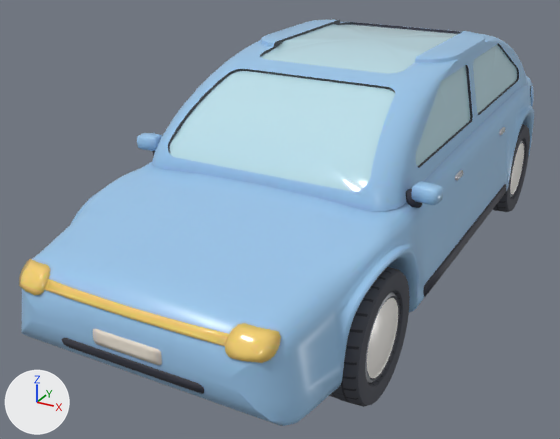
What one commit did to the glTF model public/car.glb.
Camera for both pictures: a 50 mm lens placed at (2.0, -4.49, 2.42), pointed at (-0.28, -0.35, 0.35). Lighting does not change. The marker at lower left points along +X, +Y and +Z. The older version comes first. Where no turn or scale is listed for an object, it has been applied to the vertices.

In view in the first picture: 'electric-car_body', 'electric-car_wheel_fl', 'electric-car_wheel_rl', 'electric-car_windows' and 1 more.
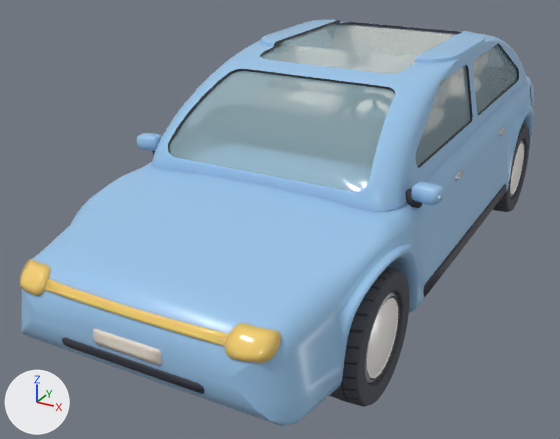
Diff of the bpy script that builds the scene:
```diff
--- a/public/car.glb.py
+++ b/public/car.glb.py
@@ mat_electric_car_window_glass_x @@
 mat_electric_car_window_glass_x.roughness = 0.06
+mat_electric_car_window_glass_x.alpha = 0.42
```

Changed parts and their boxes [x1, y1, x2, y2] in the pictures (560 x 439 px):
'electric-car_windows', surface changed: [169, 24, 517, 191] in both
